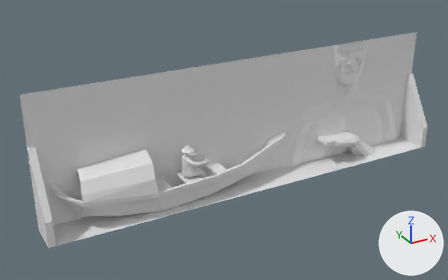
Two versions of the Blender file Utils/Modelos/monumaospioneiros.blend, one commit apart.
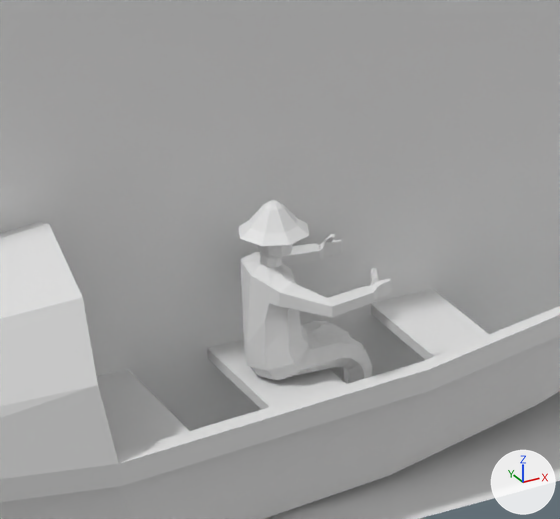
The first picture shows the older version from a camera (50 mm lens) standing at (-7.49, -11.71, 7.06) and looking at (-1.02, 0.06, 1.18). The close-ups show both versions on the part from 31% to 54% of the width and 39% to 73% of the height of that picture; other places that the commit changed are outside them. The lights are fixed; the arrows at lower right show +X, +Y and +Z.

In view in the first close-up: 'Barco', 'Plane', 'pessoas'.
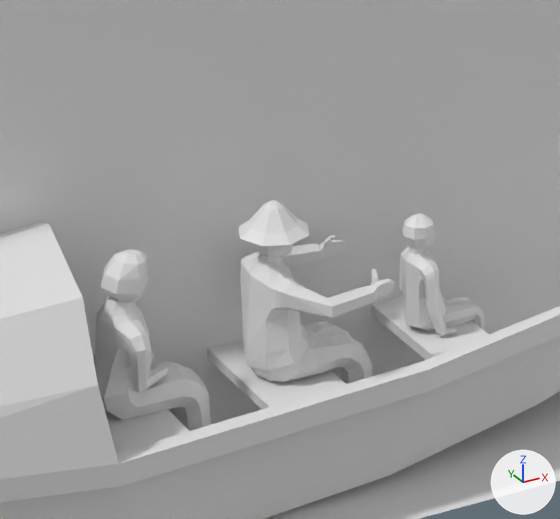
Boxes [x1, y1, x2, y2] around the edits, measured in the close-ups (560 x 519 px):
'Cylinder.001', added: after [94, 249, 211, 431]
'Cylinder', added: after [399, 213, 485, 335]

The edits, one by one:
Mesh me_cylinder is new.
It has 163 vertices, 147 faces and spans x -0.11..0.291, y -0.143..0.0, z -0.249..0.489.
Mesh me_cylinder_001 is new.
It has 153 vertices, 126 faces and spans x -0.15..0.361, y -0.192..0.0, z -0.652..0.475.
Object 'Cylinder' (ob_cylinder) is new; it shows me_cylinder.
Its location is (-1.439, -0.307, 0.733).
It gains a MIRROR modifier named 'Mirror'.
Modifier setting: use_axis = (False, True, False).
Modifier setting: use_clip = True.
Object 'Cylinder.001' (ob_cylinder_001) is new; it shows me_cylinder_001.
Its location is (-2.84, -0.317, 0.879).
It gains a MIRROR modifier named 'Mirror'.
Modifier setting: use_axis = (False, True, False).
Modifier setting: use_clip = True.
